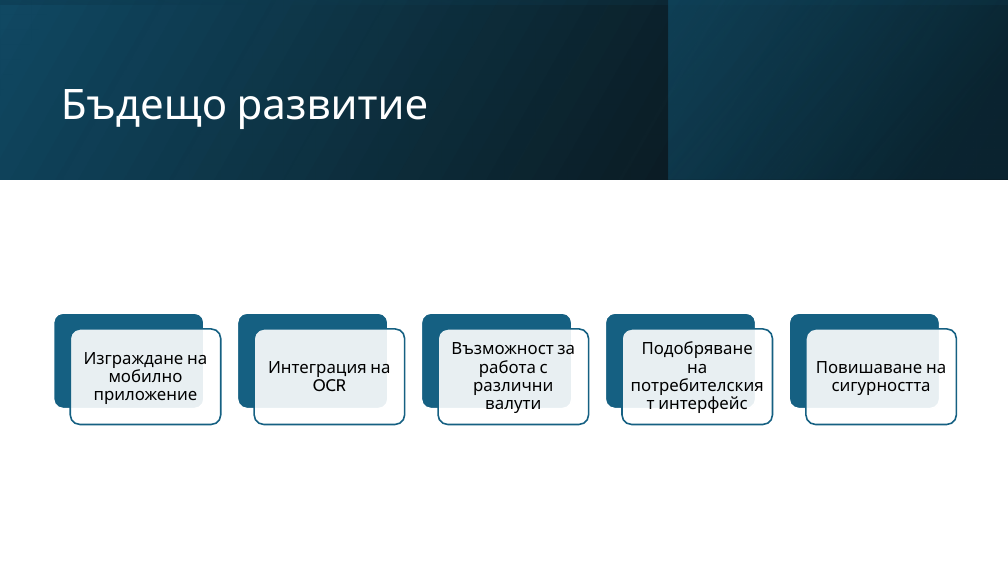
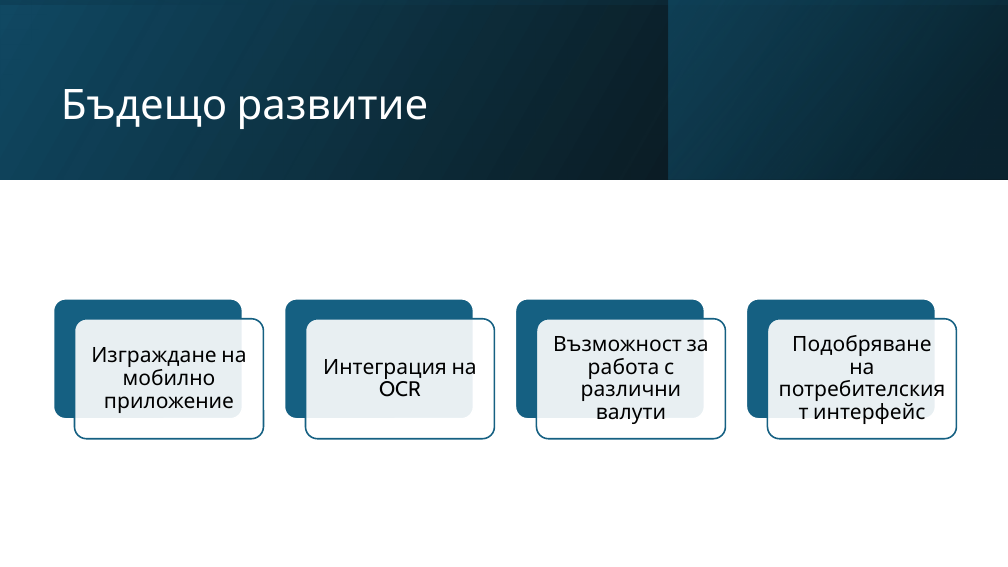
Before and after one commit to Exonault/MastersProject, a slide deck: slide 19 of Document/Presentation.pptx. Drawn at 1008x567 pixels with LibreOffice and Linux fonts; fonts in the diff are those of the drawing. Boxes give left, top, right and bottom in pixels: in the first picture for what was removed or moved away, otherwise in the second. Text is boxed around its words. In the diff, an @@ line names an element or a change of style, - is before the commit and + after.

```diff
--- a/Document/Presentation.pptx
+++ b/Document/Presentation.pptx
@@ rounded rectangle: place and size @@
-rounded rectangle at [54, 313, 204, 408]
+rounded rectangle at [54, 299, 243, 419]
@@ rounded rectangle: place and size @@
-rounded rectangle at [237, 313, 388, 408]
+rounded rectangle at [284, 299, 473, 419]
@@ rounded rectangle: place and size @@
-rounded rectangle at [606, 313, 756, 408]
+rounded rectangle at [516, 299, 705, 419]
@@ rounded rectangle: place and size @@
-rounded rectangle at [789, 313, 940, 408]
+rounded rectangle at [746, 299, 935, 419]
@@ rounded rectangle: place and size @@
-rounded rectangle at [70, 329, 221, 424]
+rounded rectangle at [75, 319, 264, 439]
@@ text "Изграждане на мобилно приложение": place and size @@
-text "Изграждане на мобилно приложение" at [84, 352, 207, 404]
+text "Изграждане на мобилно приложение" at [91, 347, 246, 413]
@@ rounded rectangle: place and size @@
-rounded rectangle at [254, 329, 405, 424]
+rounded rectangle at [306, 319, 495, 439]
@@ text "Интеграция на OCR": place and size @@
-text "Интеграция на OCR" at [268, 361, 390, 392]
+text "Интеграция на OCR" at [323, 359, 477, 397]
@@ rounded rectangle removed at [421, 313, 572, 408] @@
@@ rounded rectangle removed at [439, 329, 589, 424] @@
@@ rounded rectangle: place and size @@
-rounded rectangle at [622, 329, 773, 424]
+rounded rectangle at [537, 319, 726, 439]
@@ text "Възможност за работа с различни ...": place and size @@
-text "Възможност за работа с различни ..." at [451, 342, 575, 413]
+text "Възможност за работа с различни ..." at [553, 336, 709, 424]
@@ rounded rectangle: place and size @@
-rounded rectangle at [806, 329, 957, 424]
+rounded rectangle at [768, 319, 957, 439]
@@ size 16 to 20 pt; more space between paragraphs in 4 elements at [91, 347, 246, 413], [323, 359, 477, 397], [553, 336, 709, 424], [792, 335, 931, 424] @@
@@ text "Подобряване на потребителският интерфейс": place and size @@
-text "Подобряване на потребителският интерфейс" at [642, 341, 753, 413]
+text "Подобряване на потребителският интерфейс" at [792, 335, 931, 424]
@@ text removed at [816, 361, 946, 395] @@
-Повишаване на сигурността
```
Also in this commit, not shown: 5 other slides changed.
